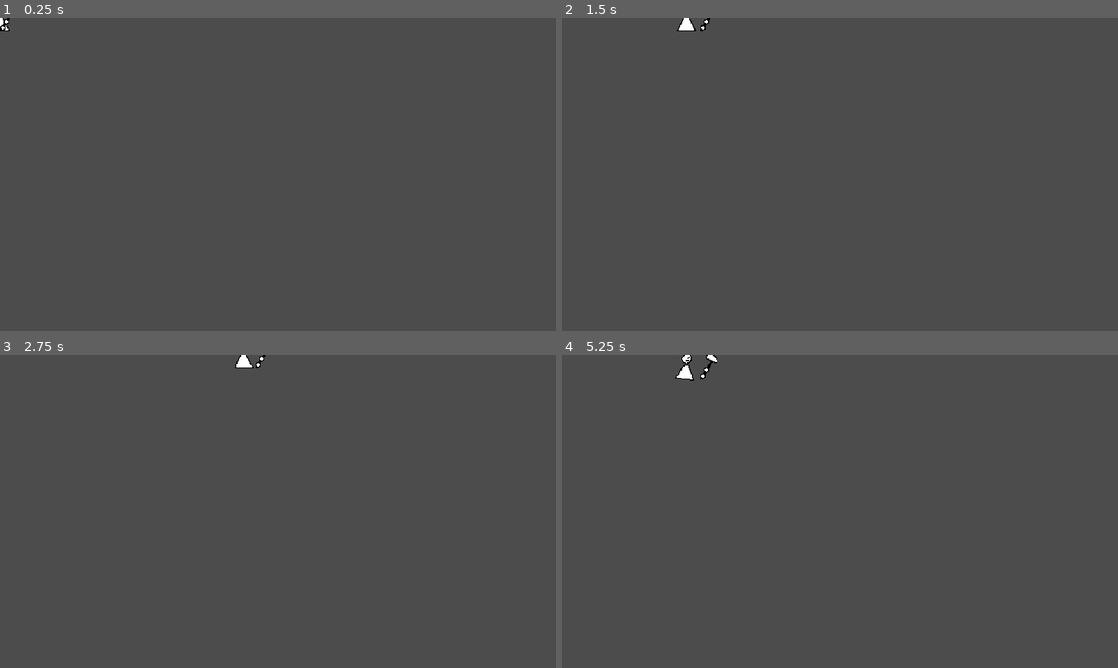
Above: before the commit, frames 1-4 (two rows, left to right).
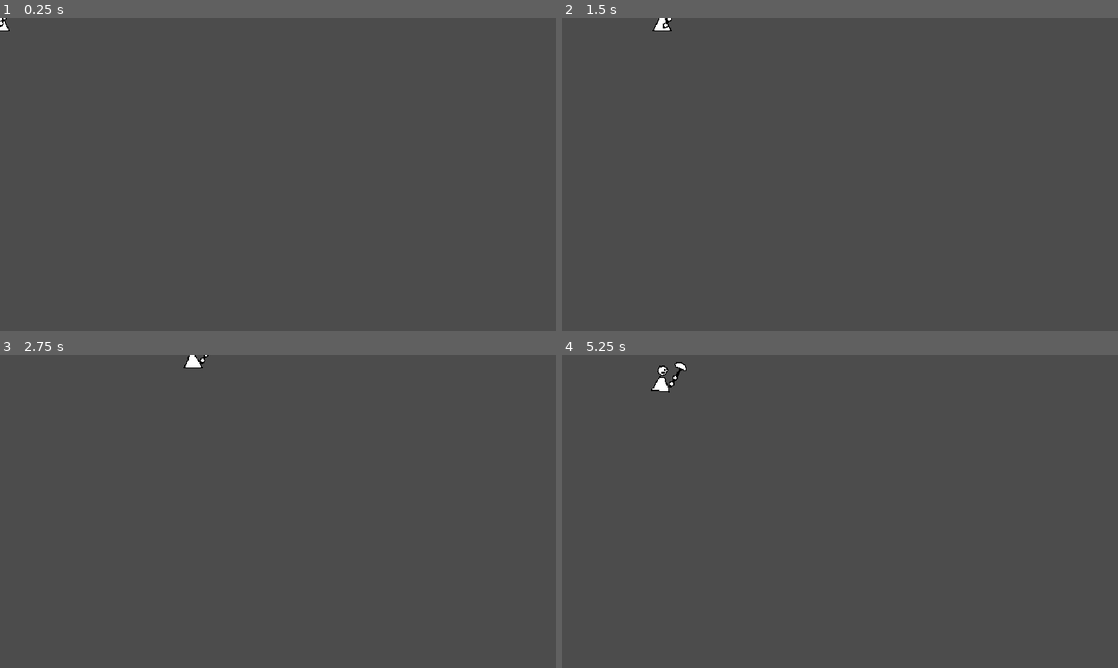
Above: after the commit, the same moments.

Repository: MetRiko/LD-2023-01
Game: Godot game, scene res://player/Player.tscn
Same seed, same stepped clock (60 frames per second), same inputs: the game is played once before the commit and once after it. This scene is started directly instead of the project's main scene.
Inputs (mouse positions are in pixels of both pictures, inside the frame that each line leads up to):
- Up to frame 1 (0.25 s): no input
- Up to frame 2 (1.5 s): tap Enter at 0.5 s; move the mouse to (962, 158) at 0.52 s; hold D (game_right) 0.53-1.25 s; tap Alt at 0.6 s; click (962, 158) at 0.67 s; drag from (728, 190) to (812, 237) at 1.27 s
- Up to frame 3 (2.75 s): tap Space at 2 s; move the mouse to (333, 442) at 2.02 s; hold D (game_right) from 2.03 s (still down); tap Shift at 2.1 s; click (333, 442) at 2.17 s
- Up to frame 4 (5.25 s): release D (game_right) at 2.75 s; drag from (812, 574) to (673, 464) at 2.77 s; tap Enter at 3.5 s; move the mouse to (1006, 558) at 3.52 s; hold A (game_left) 3.53-4.25 s; tap Ctrl at 3.6 s; click (1006, 558) at 3.67 s; drag from (673, 464) to (756, 433) at 4.27 s; tap Space at 5 s; move the mouse to (867, 511) at 5.02 s; hold S (game_down) from 5.03 s (still down); tap Alt at 5.1 s; click (867, 511) at 5.17 s

The runs differ from the first frame. In frame 1, less than 0.1% of the frame differs, in the area x 0-2%, y 0-4%; in frame 2, 0.2%; in frame 3, 0.3%; in frame 4, 0.4%, in the area x 16-28%, y 0-12%.

Commit message:
Update Player

Diff:
--- a/player/Player.gd
+++ b/player/Player.gd
@@ -1,36 +1,40 @@
 extends KinematicBody2D
 
-var MAX_SPEED = 300
-var ACCELERATION = 600
+const MAX_SPEED = 160
+const ACCELERATION = 20
 
-var speed = 0
-var move_dir = Vector2(0.0, 0.0)
+var move_dir = Vector2.ZERO
+var velocity = Vector2.ZERO
 
 func _ready():
 	pass
 
-func _process(delta):
+func _process(_delta):
 	var orientation = get_orientation()
-	$Hammer.position.x = orientation * (8.0 + clamp(get_distance_to_mouse() * 0.1, 0.0, 16.0))
-	set_sprites_orientation(orientation)
+	var viewing_angle = get_viewing_angle()
+
+	$Hammer.position = Vector2(
+		cos(viewing_angle) * clamp(get_distance_to_mouse() * 0.1, 8.0, 20.0),
+		sin(viewing_angle) * clamp(get_distance_to_mouse() * 0.1, 4.0, 6.0) - 8.0
+	)
+
+	if orientation < 0.0:
+		$Sprite.flip_h = true
+		$Hammer.scale.x = -1.0
+	elif orientation > 0.0:
+		$Sprite.flip_h = false
+		$Hammer.scale.x = 1.0
+
 	set_animation_frame()
 
 func _physics_process(delta):
 	move_dir.x = int(Input.is_action_pressed("game_right")) - int(Input.is_action_pressed("game_left"))
 	move_dir.y = int(Input.is_action_pressed("game_down")) - int(Input.is_action_pressed("game_up"))
-	if is_moving():
-		speed = clamp(speed + ACCELERATION * delta, 0.0, MAX_SPEED)
-		move_and_slide(move_dir.normalized() * speed)
-	else:
-		speed = 0
-
-func set_sprites_orientation(orientation):
-	if orientation < 0.0:
-		$Sprite.flip_h = true
-		$Hammer/Sprite.flip_h = true
-	elif orientation > 0.0:
-		$Sprite.flip_h = false
-		$Hammer/Sprite.flip_h = false
+	velocity = Vector2(
+		lerp(velocity.x, move_dir.x * MAX_SPEED, ACCELERATION * delta),
+		lerp(velocity.y, move_dir.y * MAX_SPEED, ACCELERATION * delta)
+	)
+	velocity = move_and_slide(velocity)
 
 func set_animation_frame():
 	var frame = get_action_frame()
--- a/player/Player.tscn
+++ b/player/Player.tscn
@@ -61,7 +61,7 @@
 
 [sub_resource type="Animation" id=2]
 resource_name = "WALK"
-length = 1.3
+length = 1.2
 tracks/0/type = "value"
 tracks/0/path = NodePath("Sprite:frame")
 tracks/0/interp = 1
@@ -81,14 +81,14 @@
 tracks/1/imported = false
 tracks/1/enabled = true
 tracks/1/keys = {
-"times": PoolRealArray( 0, 0.1, 0.2, 0.3, 0.4, 0.5, 0.6, 0.7, 0.8, 0.9, 1, 1.1, 1.2 ),
-"transitions": PoolRealArray( 1, 1, 1, 1, 1, 1, 1, 1, 1, 1, 1, 1, 1 ),
+"times": PoolRealArray( 0, 0.1, 0.2, 0.3, 0.4, 0.5, 0.6, 0.7, 0.8, 0.9, 1, 1.1 ),
+"transitions": PoolRealArray( 1, 1, 1, 1, 1, 1, 1, 1, 1, 1, 1, 1 ),
 "update": 0,
-"values": [ 0.0, 3.0, 6.0, 9.0, 6.0, 3.0, 0.0, -3.0, -6.0, -9.0, -6.0, -3.0, 0.0 ]
+"values": [ 0.0, 3.0, 6.0, 9.0, 6.0, 3.0, 0.0, -3.0, -6.0, -9.0, -6.0, -3.0 ]
 }
 
 [sub_resource type="RectangleShape2D" id=6]
-extents = Vector2( 12, 6 )
+extents = Vector2( 11, 4 )
 
 [node name="Player" type="KinematicBody2D"]
 script = ExtResource( 1 )
@@ -103,10 +103,13 @@
 anims/WALK = SubResource( 2 )
 
 [node name="CollisionShape" type="CollisionShape2D" parent="."]
-position = Vector2( 0, 10 )
+position = Vector2( 0, 11 )
 shape = SubResource( 6 )
 
-[node name="Hammer" type="KinematicBody2D" parent="."]
+[node name="Hammer" type="Node2D" parent="."]
 
 [node name="Sprite" type="Sprite" parent="Hammer"]
 texture = ExtResource( 3 )
+
+[node name="CollisionShape" type="Position2D" parent="Hammer"]
+position = Vector2( 7, -10 )
